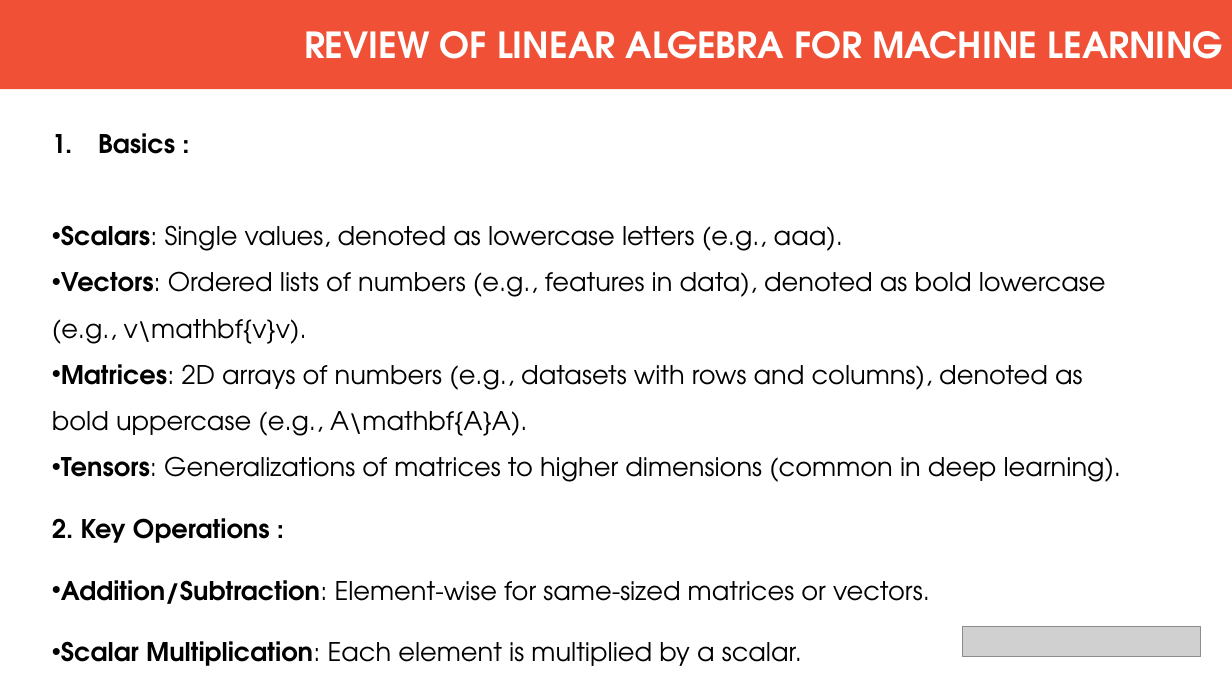
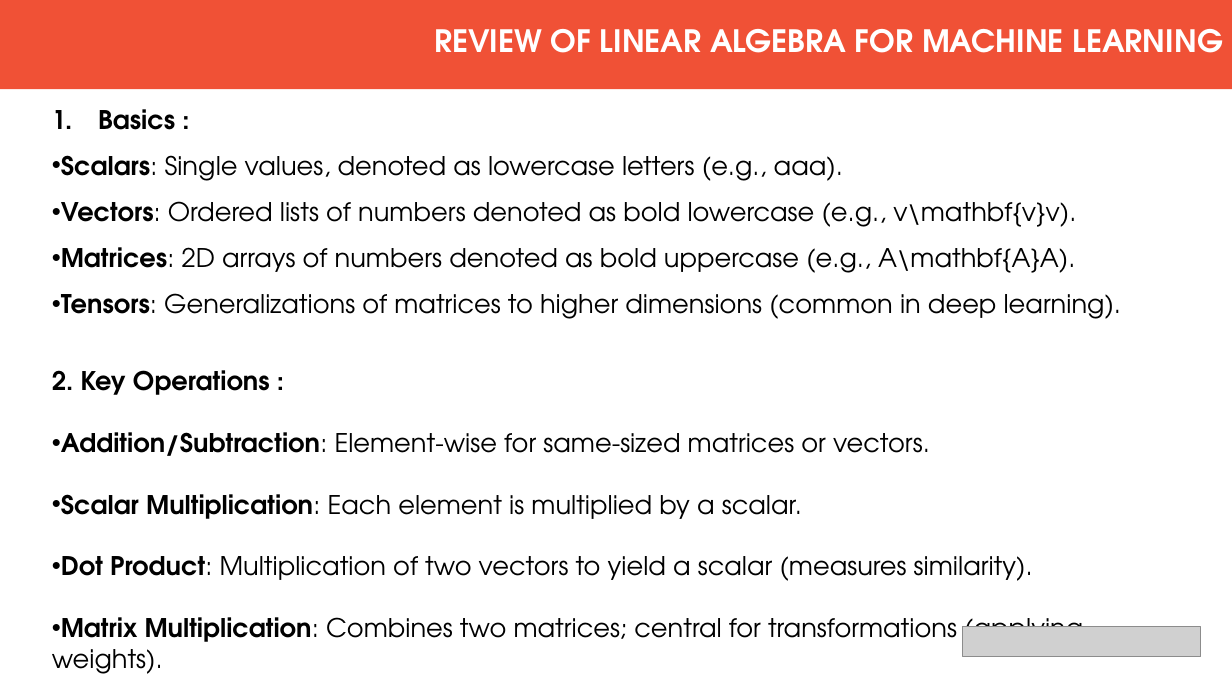
Before and after one commit to prabhaadevi123/IT-FACEPREP, a slide deck: slide 2 of MACHINE LEARNING PPT.pptx. Drawn at 1232x693 pixels with LibreOffice and Linux fonts; fonts in the diff are those of the drawing; grey boxes stand for pictures. Boxes give left, top, right and bottom in pixels: in the first picture for what was removed or moved away, otherwise in the second. Text is boxed around its words. In the diff, an @@ line names an element or a change of style, - is before the commit and + after.

```diff
--- a/MACHINE LEARNING PPT.pptx
+++ b/MACHINE LEARNING PPT.pptx
@@ text "REVIEW OF LINEAR ALGEBRA FOR ..." at <box>434,29,1223,53</box>: size 28 to 24 pt @@
@@ text "Basics :": place and size @@
-text "Basics :" at <box>52,133,1122,666</box>
+text "Basics :" at <box>52,109,1122,674</box>
@@ text at <box>61,201,1076,273</box>: text changed @@
-• Vectors: Ordered lists of numbers (e.g., features in data), denoted as bold lowercase (e.g., v\mathbf{v}v).
-• Matrices: 2D arrays of numbers (e.g., datasets with rows and columns), denoted as bold uppercase (e.g., A\mathbf{A}A).
+• Vectors: Ordered lists of numbers denoted as bold lowercase (e.g., v\mathbf{v}v).
+• Matrices: 2D arrays of numbers denoted as bold uppercase (e.g., A\mathbf{A}A).
@@ text at <box>52,556,1083,674</box>: paragraphs added @@
+• Dot Product: Multiplication of two vectors to yield a scalar (measures similarity).
+• Matrix Multiplication: Combines two matrices; central for transformations (applying weights).
```
Also in this commit, not shown: 3 other slides changed, 11 slides added, 9 slides removed.
